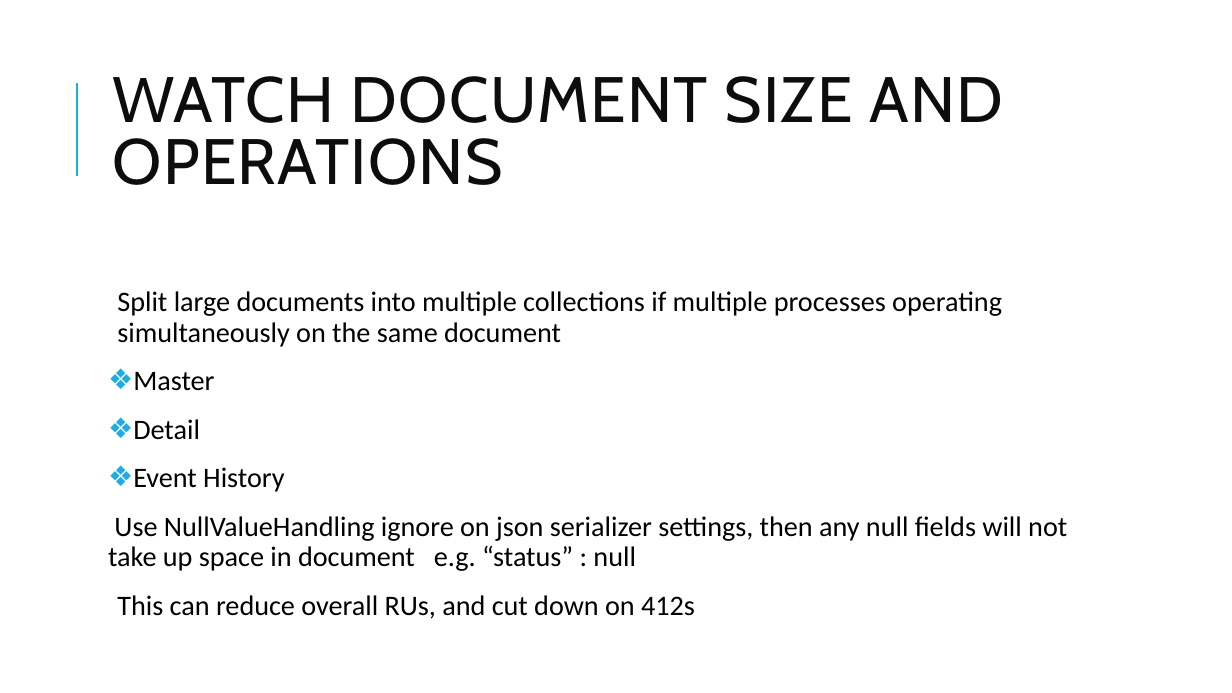
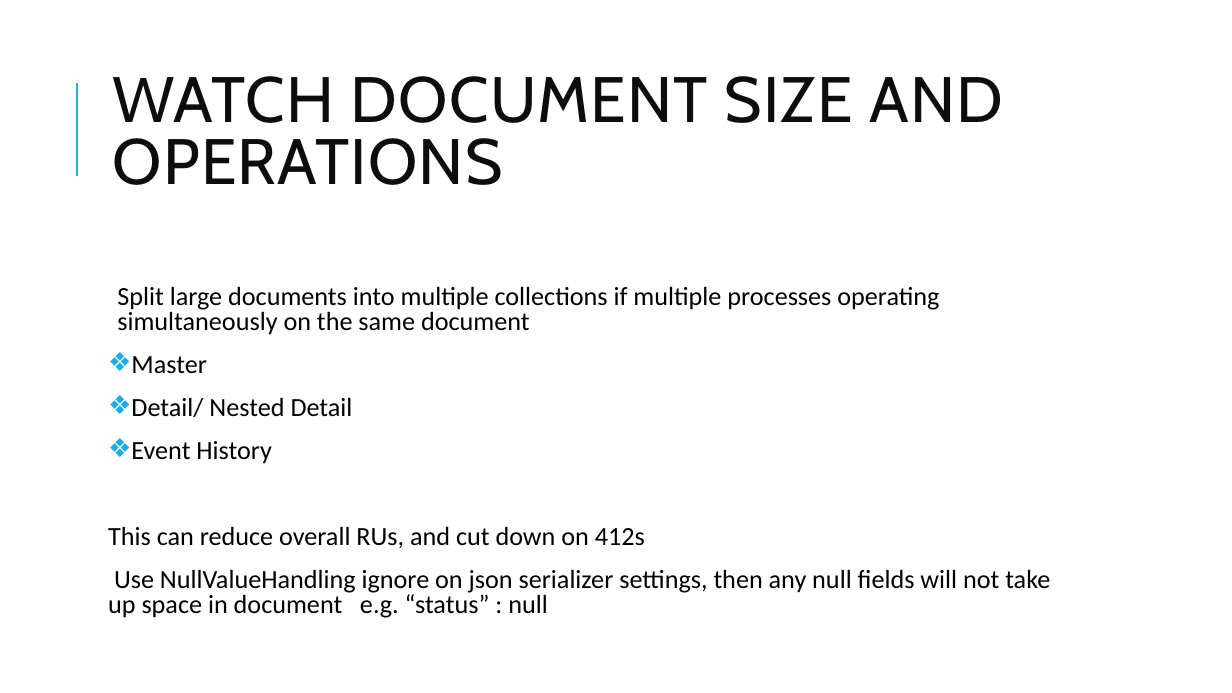
Before and after one commit to maryfromcolorado/CosmosDeepDive, a slide deck: slide 3 of Cosmos Deep Dive.pptx. Drawn at 1232x693 pixels with LibreOffice and Linux fonts; fonts in the diff are those of the drawing. Boxes give left, top, right and bottom in pixels: in the first picture for what was removed or moved away, otherwise in the second. Text is boxed around its words. In the diff, an @@ line names an element or a change of style, - is before the commit and + after.

```diff
--- a/Cosmos Deep Dive.pptx
+++ b/Cosmos Deep Dive.pptx
@@ text at [108,286,1050,618]: size 22 to 20.4 pt in "Split large documents into multiple collections if ...", "Master", "Event History", "Use NullValueHandling ignore on json serializer settings, ..."; line spacing 0.9 to 0.8 @@
@@ text at [131,397,353,417]: text changed; size 22 to 20.4 pt @@
-❖ Detail
+❖ Detail/ Nested Detail
@@ text at [108,526,645,548]: paragraph added @@
+This can reduce overall RUs, and cut down on 412s
@@ text at [117,595,695,619]: paragraph removed @@
-  This can reduce overall RUs, and cut down on 412s
```
Also in this commit, not shown: 2 other slides changed, 1 slide added.
